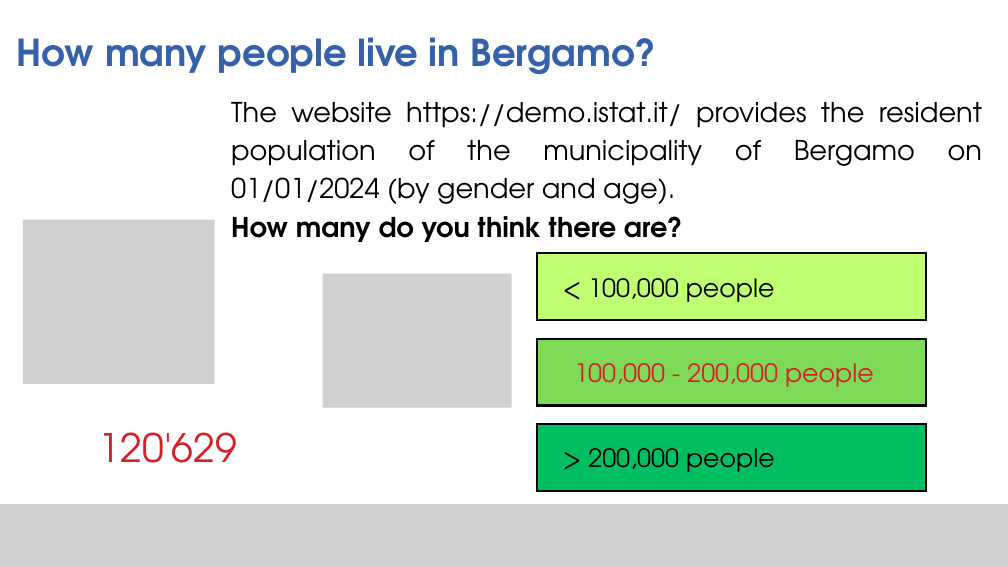
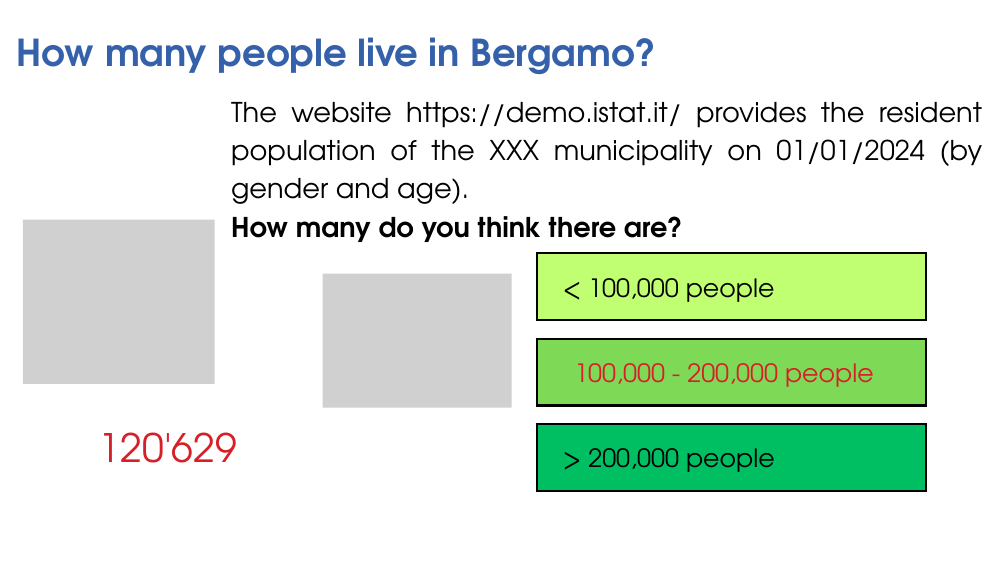
Before and after one commit to michelacameletti/tablefootballeducation, a slide deck: slide 14 of teaching_materials/Introductory_lecture_ENG.pptx. Drawn at 1008x567 pixels with LibreOffice and Linux fonts; fonts in the diff are those of the drawing; grey boxes stand for pictures. Boxes give left, top, right and bottom in pixels: in the first picture for what was removed or moved away, otherwise in the second. Text is boxed around its words. In the diff, an @@ line names an element or a change of style, - is before the commit and + after.

```diff
--- a/teaching_materials/Introductory_lecture_ENG.pptx
+++ b/teaching_materials/Introductory_lecture_ENG.pptx
@@ text at (231,102,982,204): text changed @@
-The website https://demo.istat.it/ provides the resident population of the municipality of Bergamo on 01/01/2024 (by gender and age).
+The website https://demo.istat.it/ provides the resident population of the XXX municipality on 01/01/2024 (by gender and age).
@@ picture removed at (0,504,1008,567) @@
```
Also in this commit, not shown: 24 other slides changed, 1 slide removed, 1 other file.
